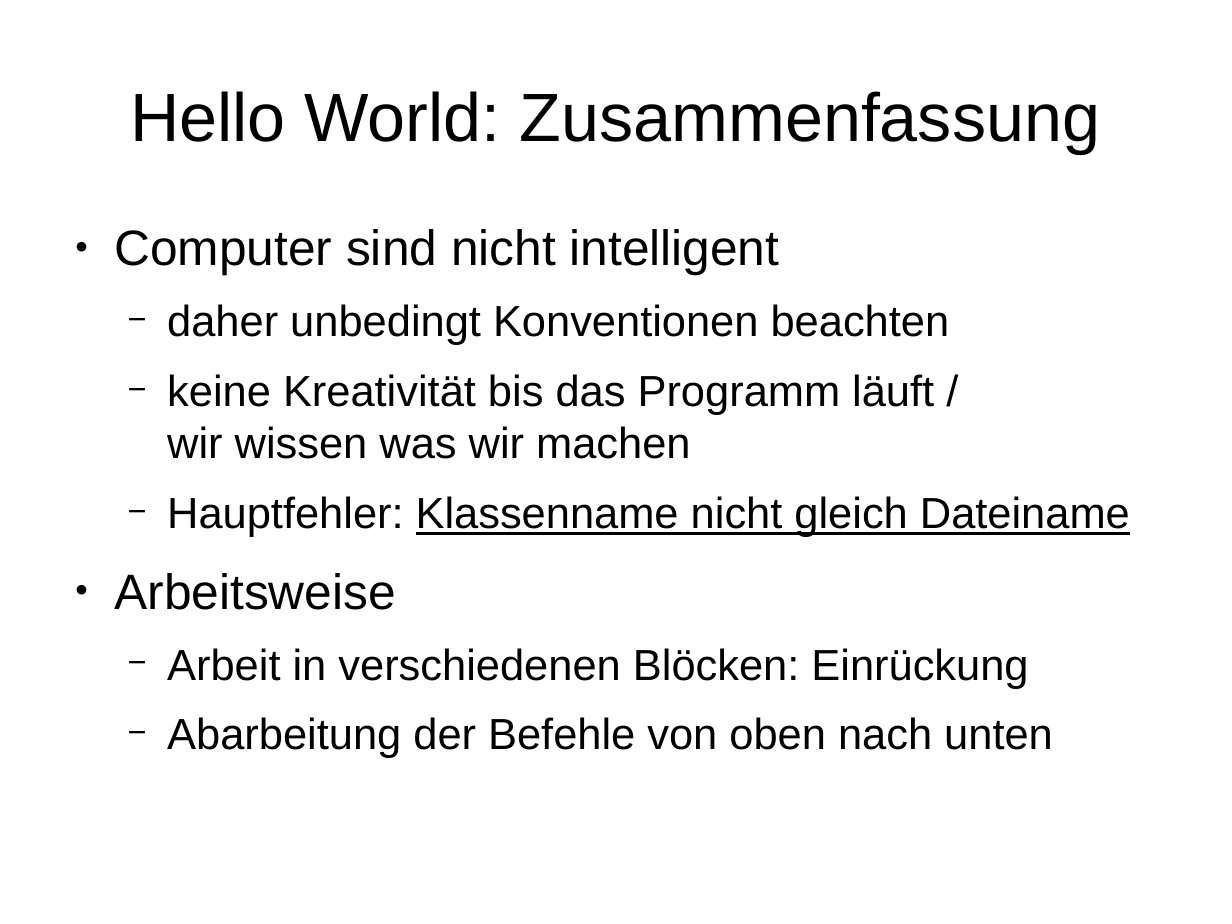
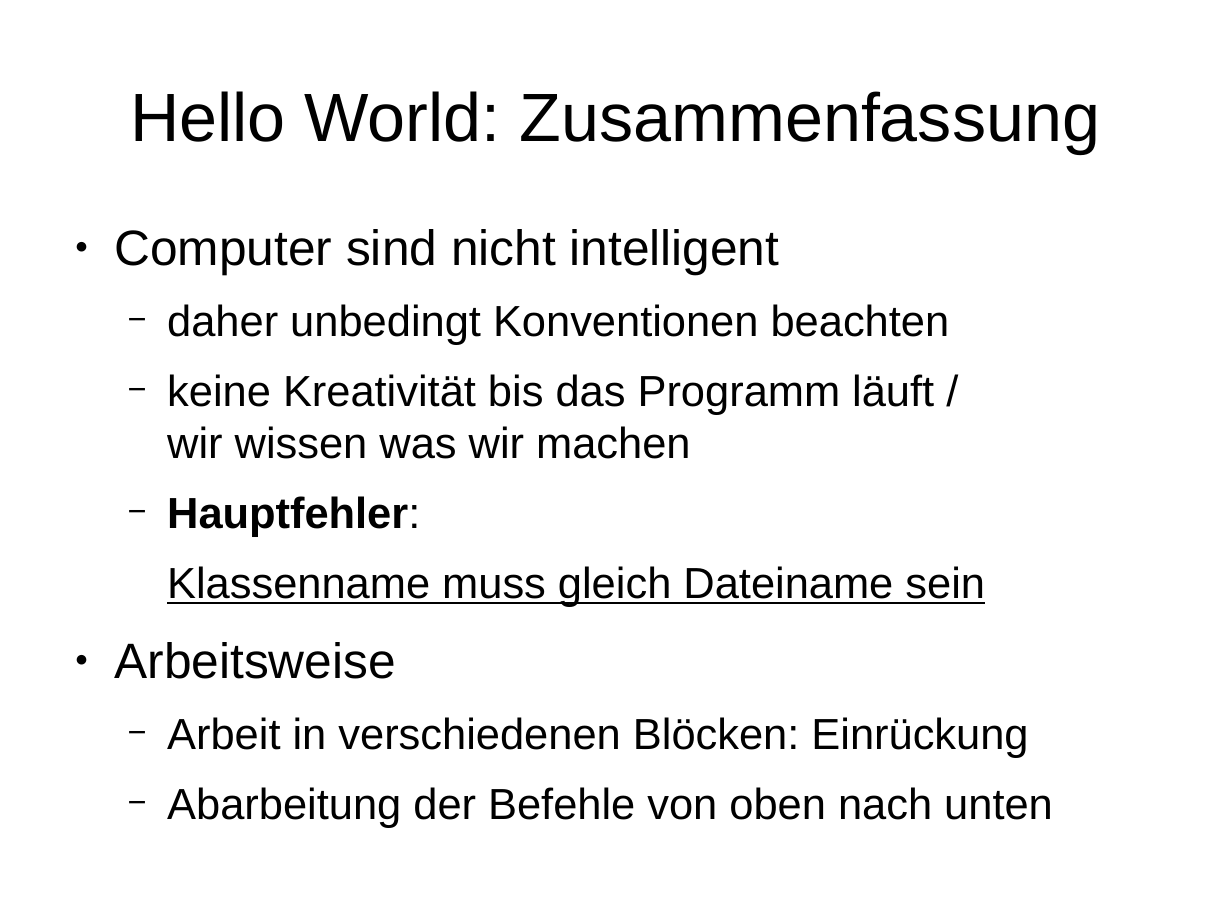
Before and after one commit to mn-io/hello-java, a slide deck: slide 23 of Folien.odp. Drawn at 1232x924 pixels with LibreOffice and Linux fonts; fonts in the diff are those of the drawing. Boxes give left, top, right and bottom in pixels: in the first picture for what was removed or moved away, otherwise in the second. Text is boxed around its words. In the diff, an @@ line names an element or a change of style, - is before the commit and + after.

```diff
--- a/Folien.odp
+++ b/Folien.odp
@@ text at box(167, 496, 985, 607): text changed @@
-  − Hauptfehler: Klassenname nicht gleich Dateiname
+  − Hauptfehler:
+  Klassenname muss gleich Dateiname sein
```
Also in this commit, not shown: 6 other slides changed, 1 other file.
